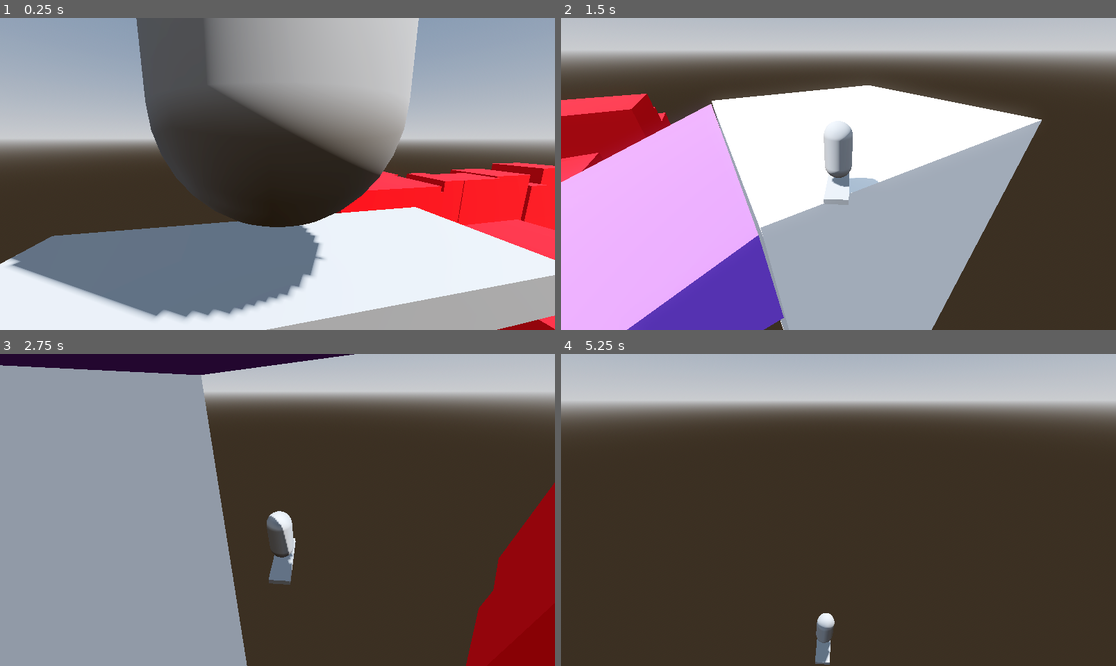
Above: before the commit, frames 1-4 (two rows, left to right).
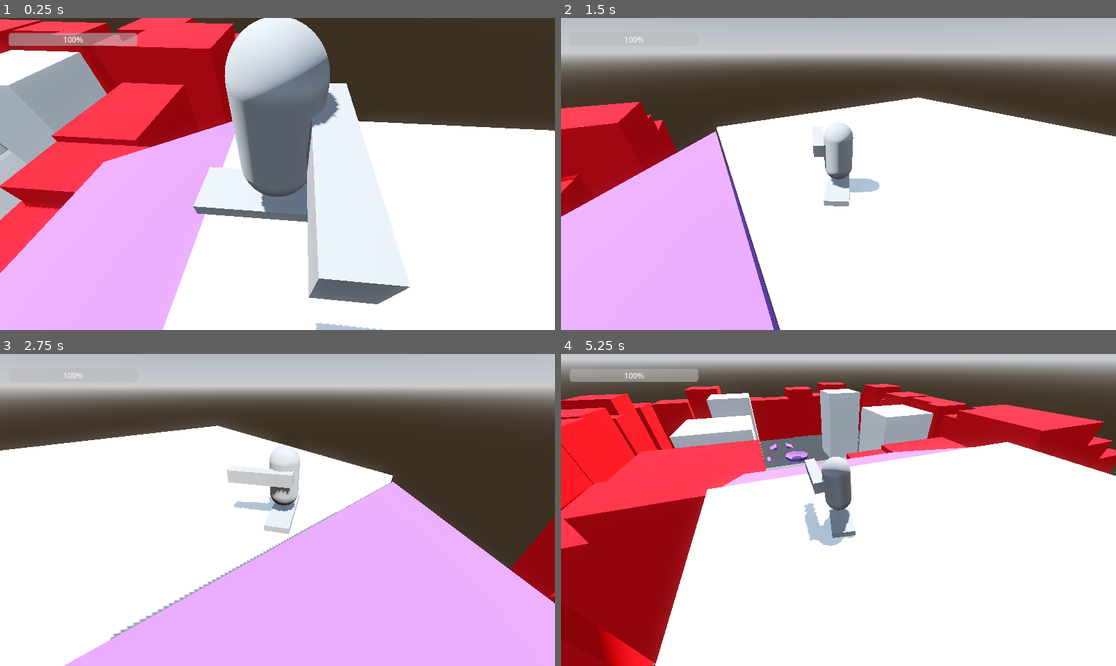
Above: after the commit, the same moments.

Repository: highrower/big-mode-26
Game: Godot game, scene res://Worlds/prototype_level.tscn
Same seed, same stepped clock (60 frames per second), same inputs: the game is played once before the commit and once after it.
Inputs (mouse positions are in pixels of both pictures, inside the frame that each line leads up to):
- Up to frame 1 (0.25 s): no input
- Up to frame 2 (1.5 s): tap Enter at 0.5 s; move the mouse to (960, 158) at 0.52 s; hold D (move_right) 0.53-1.28 s; click (960, 158) at 0.6 s; tap Space (jump) at 0.77 s; move the mouse to (727, 189) at 1.27 s; hold S (brake) from 1.28 s (still down); click (727, 189) at 1.35 s
- Up to frame 3 (2.75 s): tap Space (jump) at 1.52 s; move the mouse to (333, 441) at 2.02 s; release S (brake) at 2.03 s; hold D (move_right) from 2.03 s (still down); hold Shift (drift) from 2.03 s (still down); click (333, 441) at 2.3 s
- Up to frame 4 (5.25 s): move the mouse to (810, 572) at 2.77 s; release D (move_right) at 2.78 s; release Shift (drift) at 2.78 s; hold W (accelerate) 2.78-3.53 s; click (810, 572) at 2.85 s; tap Space (jump) at 3.02, 3.77, 4.52 s; move the mouse to (1005, 556) at 3.52 s; hold A (move_left) 3.53-5.03 s; click (1005, 556) at 3.6 s; move the mouse to (672, 463) at 4.27 s; tap Shift (drift) at 4.35 s; click (672, 463) at 4.55 s; move the mouse to (866, 510) at 5.02 s; hold S (brake) from 5.03 s (still down); click (866, 510) at 5.1 s

The runs differ from the first frame. In frame 1, 87% of the frame differs, in the area x 0-100%, y 0-100%; in frame 2, 47%; in frame 3, 76%; in frame 4, 98%.

Commit message:
Fresh Drone Hell- Late Commit

Diff:
--- a/Worlds/prototype_level.tscn
+++ b/Worlds/prototype_level.tscn
@@ -1,8 +1,8 @@
 [gd_scene format=3 uid="uid://uvj7miqi530m"]
 
 [ext_resource type="PackedScene" uid="uid://h2xotxmtsvq0" path="res://player/movement/player.tscn" id="1_w0yvr"]
-[ext_resource type="PackedScene" uid="uid://ckprci1fnwa1i" path="res://enemies/police_enemy.tscn" id="2_3j3h8"]
-[ext_resource type="PackedScene" uid="uid://dtkmtl3oc8x5q" path="res://enemies/spawners/spawner.tscn" id="3_u15jy"]
+[ext_resource type="PackedScene" uid="uid://dy1epdwu16t2i" path="res://enemies/drone_shooting_enemy.tscn" id="3_u15jy"]
+[ext_resource type="Script" uid="uid://bvhwxhu01j5ed" path="res://Worlds/temp_hp_bar.gd" id="4_q0ook"]
 
 [sub_resource type="ProceduralSkyMaterial" id="ProceduralSkyMaterial_w0yvr"]
 sky_horizon_color = Color(0.66224277, 0.6717428, 0.6867428, 1)
@@ -50,9 +50,10 @@
 shadow_enabled = true
 
 [node name="Player" parent="." unique_id=518666012 instance=ExtResource("1_w0yvr")]
-transform = Transform3D(1, 0, 0, 0, 1, 0, 0, 0, 1, -34.26403, 136.18025, 230.19012)
+transform = Transform3D(1, 0, 0, 0, 1, 0, 0, 0, 1, 73.89136, 59.725357, 230.94897)
 
 [node name="NavigationRegion3D" type="NavigationRegion3D" parent="." unique_id=1203247307]
+transform = Transform3D(1, 0, 0, 0, 1, 0, 0, 0, 1, 85.24733, -83.47775, 0)
 navigation_mesh = SubResource("NavigationMesh_u15jy")
 
 [node name="Colliders" type="Node3D" parent="NavigationRegion3D" unique_id=1319465727]
@@ -428,13 +429,17 @@
 depth = 400.0
 material = SubResource("StandardMaterial3D_u15jy")
 
-[node name="PoliceEnemy" parent="." unique_id=962972829 instance=ExtResource("2_3j3h8")]
-transform = Transform3D(1, 0, 0, 0, 1, 0, 0, 0, 1, 0, 26.010826, 0)
-
-[node name="Spawner" parent="." unique_id=447969390 instance=ExtResource("3_u15jy")]
-transform = Transform3D(1, 0, 0, 0, 1, 0, 0, 0, 1, 10.14258, 34.34858, -16.0542)
-spawn_list = {
-ExtResource("2_3j3h8"): 1.0
-}
-spawn_rate = 10.0
-spawn_bounds = Vector3(0, 0, 0)
+[node name="CanvasLayer" type="CanvasLayer" parent="." unique_id=435581308]
+
+[node name="ProgressBar" type="ProgressBar" parent="CanvasLayer" unique_id=344234484]
+offset_left = 18.0
+offset_top = 31.0
+offset_right = 285.0
+offset_bottom = 58.0
+max_value = 300.0
+script = ExtResource("4_q0ook")
+
+[node name="DroneShootingEnemy" parent="." unique_id=1337185290 instance=ExtResource("3_u15jy")]
+transform = Transform3D(1, 0, 0, 0, 1, 0, 0, 0, 1, 12.839058, 46.312317, 5.670361)
+
+[connection signal="player_health_update" from="Player" to="CanvasLayer/ProgressBar" method="_on_player_player_health_update"]
--- /dev/null
+++ b/Worlds/temp_hp_bar.gd
@@ -0,0 +1,15 @@
+extends ProgressBar
+
+
+# Called when the node enters the scene tree for the first time.
+func _ready() -> void:
+	pass # Replace with function body.
+
+
+# Called every frame. 'delta' is the elapsed time since the previous frame.
+func _process(delta: float) -> void:
+	pass
+
+
+func _on_player_player_health_update(health: Variant) -> void:
+	value=health
--- /dev/null
+++ b/bomb.gd
@@ -0,0 +1,15 @@
+extends CharacterBody3D
+
+@export var speed := 5.0
+@export var target : Vector3
+@export var damage := 5.0
+func _physics_process(delta: float) -> void:
+	var projectile_velocity = target.normalized()*speed*delta
+	var collision = move_and_collide(projectile_velocity)
+	if collision:
+		var body = collision.get_collider()
+		hit(body)
+
+func hit(body):
+	if body.is_in_group("damagable"):
+		body.take_damage(damage)
--- /dev/null
+++ b/canon_ball.gd
@@ -0,0 +1,29 @@
+extends CharacterBody3D
+
+@export var speed := 5.0
+@export var target : Vector3
+@export var damage := 50.0
+var can_damage_groups : Array
+
+func setup(speed,damage,can_damage_array):
+	self.speed = speed
+	self.damage = damage
+	self.can_damage_groups = can_damage_array
+
+func set_target(target):
+	self.target=target
+
+func _physics_process(delta: float) -> void:
+	var projectile_velocity = (target-self.global_position).normalized()*speed*delta
+	var collision = move_and_collide(projectile_velocity)
+	if collision:
+		var body = collision.get_collider()
+		hit(body)
+
+func hit(body):
+	if body.is_in_group("damagable"):
+		for group in can_damage_groups:
+			if body.is_in_group(group):
+				body.take_damage(damage)
+				break
+	self.queue_free()
--- /dev/null
+++ b/enemies/behaviors/bomb.tscn
@@ -0,0 +1,21 @@
+[gd_scene format=3 uid="uid://brdgokfv75p5d"]
+
+[ext_resource type="Script" uid="uid://bwbv80j64lod4" path="res://bomb.gd" id="1_i6fkq"]
+
+[sub_resource type="SphereShape3D" id="SphereShape3D_ean2q"]
+
+[sub_resource type="SphereMesh" id="SphereMesh_3liq4"]
+
+[node name="Bomb" type="CharacterBody3D" unique_id=1954505399]
+script = ExtResource("1_i6fkq")
+speed = null
+target = null
+explosion_radius = null
+explosion_power = null
+damage = null
+
+[node name="CollisionShape3D" type="CollisionShape3D" parent="." unique_id=221308613]
+shape = SubResource("SphereShape3D_ean2q")
+
+[node name="MeshInstance3D" type="MeshInstance3D" parent="." unique_id=598620615]
+mesh = SubResource("SphereMesh_3liq4")
--- /dev/null
+++ b/enemies/behaviors/flying.gd
@@ -0,0 +1,18 @@
+extends Behaviour
+
+@export var height := 20.0
+@onready var down_ray := $RayCast3D
+@export var speed := 10.0
+
+func _ready():
+		down_ray.add_exception(owner)
+
+func execute(caller,_delta: float):
+	down_ray.target_position = down_ray.to_local(down_ray.global_position + (Vector3.DOWN * height))
+	down_ray.force_raycast_update()
+	if down_ray.is_colliding():
+		if down_ray.get_collision_point().distance_to(down_ray.global_position)<height:
+			caller.apply_force(Vector3.UP*speed)
+	else:
+		caller.apply_force(Vector3.DOWN*speed)
+	caller.apply_force(-caller.get_gravity())
--- /dev/null
+++ b/enemies/behaviors/flying.tscn
@@ -0,0 +1,8 @@
+[gd_scene format=3 uid="uid://g32hqu0i7d61"]
+
+[ext_resource type="Script" uid="uid://bspjlrfqif3" path="res://enemies/behaviors/flying.gd" id="1_32q44"]
+
+[node name="Flying" type="Node3D" unique_id=1504551945]
+script = ExtResource("1_32q44")
+
+[node name="RayCast3D" type="RayCast3D" parent="." unique_id=1171789046]
--- a/hit_player.gd
+++ b/enemies/behaviors/hit_player.gd
@@ -14,10 +14,14 @@
 
 func _on_hurtbox_area_entered(area: Area3D) -> void:
 	if can_attack:
+		var tween = create_tween()
+		tween.tween_property($TempAnim,"rotation:y",0.5*PI,1.0)
 		$WindUp.start()
 		can_attack = false
 
 func _on_wind_up_timeout() -> void:
+	var tween = create_tween()
+	tween.tween_property($TempAnim,"rotation:y",-2.5*PI,1.0)
 	for i in $Hurtbox.get_overlapping_bodies():
 		if i.is_in_group("player_team") and i.is_in_group("damagable"):
 			i.take_damage(damage)
--- a/enemies/behaviors/hit_player.tscn
+++ b/enemies/behaviors/hit_player.tscn
@@ -1,9 +1,12 @@
 [gd_scene format=3 uid="uid://dd3o21l4fnrfu"]
 
-[ext_resource type="Script" uid="uid://1ole826a4xrk" path="res://hit_player.gd" id="1_iwduq"]
+[ext_resource type="Script" uid="uid://1ole826a4xrk" path="res://enemies/behaviors/hit_player.gd" id="1_iwduq"]
 
 [sub_resource type="BoxShape3D" id="BoxShape3D_b3fft"]
 size = Vector3(9, 3, 9)
+
+[sub_resource type="BoxMesh" id="BoxMesh_iwduq"]
+size = Vector3(7, 1, 1)
 
 [node name="HitPlayer" type="Node3D" unique_id=243545642]
 script = ExtResource("1_iwduq")
@@ -17,6 +20,12 @@
 
 [node name="Cooldown" type="Timer" parent="." unique_id=1751777276]
 
+[node name="TempAnim" type="Node3D" parent="." unique_id=398387084]
+
+[node name="MeshInstance3D" type="MeshInstance3D" parent="TempAnim" unique_id=1892355715]
+transform = Transform3D(1, 0, 0, 0, 1, 0, 0, 0, 1, -4.4255466, 0, 0)
+mesh = SubResource("BoxMesh_iwduq")
+
 [connection signal="area_entered" from="Hurtbox" to="." method="_on_hurtbox_area_entered"]
 [connection signal="timeout" from="WindUp" to="." method="_on_wind_up_timeout"]
 [connection signal="timeout" from="Cooldown" to="." method="_on_cooldown_timeout"]
--- /dev/null
+++ b/enemies/behaviors/move_toward.tscn
@@ -0,0 +1,6 @@
+[gd_scene format=3 uid="uid://c743qksbmstsu"]
+
+[ext_resource type="Script" uid="uid://cexjibx4son1u" path="res://move_toward.gd" id="1_11sph"]
+
+[node name="MoveToward" type="Node3D" unique_id=189868678]
+script = ExtResource("1_11sph")
--- /dev/null
+++ b/enemies/behaviors/shoot_at.tscn
@@ -0,0 +1,22 @@
+[gd_scene format=3 uid="uid://4wrt57h1lqd1"]
+
+[ext_resource type="Script" uid="uid://dwvw20iwffy0g" path="res://shoot_at.gd" id="1_pyx8q"]
+
+[sub_resource type="SphereMesh" id="SphereMesh_pyx8q"]
+
+[node name="ShootAt" type="Node3D" unique_id=243545642]
+script = ExtResource("1_pyx8q")
+
+[node name="WindUp" type="Timer" parent="." unique_id=85071792]
+
+[node name="Cooldown" type="Timer" parent="." unique_id=1751777276]
+
+[node name="Node3D" type="Node3D" parent="." unique_id=1839656773]
+
+[node name="Marker3D" type="Marker3D" parent="." unique_id=1695950693]
+
+[node name="MeshInstance3D" type="MeshInstance3D" parent="Marker3D" unique_id=1554616426]
+mesh = SubResource("SphereMesh_pyx8q")
+
+[connection signal="timeout" from="WindUp" to="." method="_on_wind_up_timeout"]
+[connection signal="timeout" from="Cooldown" to="." method="_on_cooldown_timeout"]
--- /dev/null
+++ b/enemies/drone_enemy.gd
@@ -0,0 +1,33 @@
+extends EnemyObject
+
+@export var move_speed = 50.0
+@export var fly_speed = 20.0
+@export var fly_height = 50.0
+@export var swoop_radius = 100.0
+
+@onready var Flying = $Flying
+@onready var PlayerSight = $PlayerSight
+@onready var MoveToward = $MoveToward
+@onready var PatrolAround = $PatrolAround
+func _physics_process(delta: float) -> void:
+	Flying.speed=fly_speed
+	if PlayerSight.target_visible:
+		MoveToward.speed = move_speed
+		var target = PlayerSight.last_raycast.get_collision_point()
+		Flying.height=_swoop(self.global_position.distance_to(target))
+		MoveToward.update_target(Vector3(target.x,self.global_position.y,target.z))
+	else:
+		MoveToward.speed = move_speed
+		var target = PatrolAround.target
+		MoveToward.update_target(Vector3(target.x,self.global_position.y,target.z))
+		Flying.height=fly_height
+	_behaviour_manager(delta)
+
+func _swoop(distance) -> float:
+	var return_height = fly_height
+	if distance<swoop_radius:
+		return_height *= distance/swoop_radius
+	return return_height
+
+func take_damage(damage):
+	self.health-=damage
--- /dev/null
+++ b/enemies/drone_enemy.tscn
@@ -0,0 +1,42 @@
+[gd_scene format=3 uid="uid://bkyptneenqk0y"]
+
+[ext_resource type="Script" uid="uid://daxil0vsncdqe" path="res://enemies/drone_enemy.gd" id="1_jliw0"]
+[ext_resource type="PackedScene" uid="uid://g32hqu0i7d61" path="res://enemies/behaviors/flying.tscn" id="2_mef8y"]
+[ext_resource type="PackedScene" uid="uid://dd3o21l4fnrfu" path="res://enemies/behaviors/hit_player.tscn" id="4_fgf2u"]
+[ext_resource type="PackedScene" uid="uid://c21rdyc5x7pu3" path="res://enemies/behaviors/PlayerSight.tscn" id="5_fgf2u"]
+[ext_resource type="PackedScene" uid="uid://c743qksbmstsu" path="res://enemies/behaviors/move_toward.tscn" id="5_kk2he"]
+[ext_resource type="PackedScene" uid="uid://bh6mbtifu4hhu" path="res://enemies/behaviors/can_die.tscn" id="6_kk2he"]
+[ext_resource type="PackedScene" uid="uid://bmol167bteymt" path="res://enemies/behaviors/patrol_around.tscn" id="7_gwxp8"]
+
+[sub_resource type="SphereShape3D" id="SphereShape3D_j17pf"]
+radius = 2.0
+
+[sub_resource type="SphereMesh" id="SphereMesh_jliw0"]
+radius = 2.0
+height = 4.0
+
+[node name="DroneEnemy" type="RigidBody3D" unique_id=1337185290 groups=["damagable", "enemy_team"]]
+axis_lock_angular_x = true
+axis_lock_angular_y = true
+axis_lock_angular_z = true
+script = ExtResource("1_jliw0")
+health = 100.0
+
+[node name="CollisionShape3D" type="CollisionShape3D" parent="." unique_id=1095768195]
+shape = SubResource("SphereShape3D_j17pf")
+
+[node name="MeshInstance3D" type="MeshInstance3D" parent="." unique_id=473484263 groups=["damagable", "enemy_team"]]
+mesh = SubResource("SphereMesh_jliw0")
+
+[node name="Flying" parent="." unique_id=1504551945 instance=ExtResource("2_mef8y")]
+
+[node name="HitPlayer" parent="." unique_id=243545642 instance=ExtResource("4_fgf2u")]
+
+[node name="PlayerSight" parent="." unique_id=83948702 instance=ExtResource("5_fgf2u")]
+updatetimer = 0.2
+
+[node name="MoveToward" parent="." unique_id=189868678 instance=ExtResource("5_kk2he")]
+
+[node name="CanDie" parent="." unique_id=1900563199 instance=ExtResource("6_kk2he")]
+
+[node name="PatrolAround" parent="." unique_id=438560549 instance=ExtResource("7_gwxp8")]
--- /dev/null
+++ b/enemies/drone_shooting_enemy.gd
@@ -0,0 +1,36 @@
+extends EnemyObject
+
+@export var move_speed = 50.0
+@export var fly_speed = 20.0
+@export var fly_height = 50.0
+@export var swoop_radius = 100.0
+
+@onready var Flying = $Flying
+@onready var PlayerSight = $PlayerSight
+@onready var MoveToward = $MoveToward
+@onready var PatrolAround = $PatrolAround
+@onready var ShootAt = $ShootAt
+func _physics_process(delta: float) -> void:
+	Flying.speed=fly_speed
+	if PlayerSight.target_visible:
+		MoveToward.speed = move_speed
+		var target = PlayerSight.last_raycast.get_collision_point()
+		Flying.height=_swoop(self.global_position.distance_to(target))
+		MoveToward.update_target(Vector3(target.x,self.global_position.y,target.z))
+		ShootAt.aim_at(target)
+		ShootAt.shoot()
+	else:
+		MoveToward.speed = move_speed
+		var target = PatrolAround.target
+		MoveToward.update_target(Vector3(target.x,self.global_position.y,target.z))
+		Flying.height=fly_height
+	_behaviour_manager(delta)
+
+func _swoop(distance) -> float:
+	var return_height = fly_height
+	if distance<swoop_radius:
+		return_height *= distance/swoop_radius
+	return return_height+20.0
+
+func take_damage(damage):
+	self.health-=damage
--- /dev/null
+++ b/enemies/drone_shooting_enemy.tscn
@@ -0,0 +1,44 @@
+[gd_scene format=3 uid="uid://dy1epdwu16t2i"]
+
+[ext_resource type="Script" uid="uid://drm6sr5clc8o4" path="res://enemies/drone_shooting_enemy.gd" id="1_6nryf"]
+[ext_resource type="PackedScene" uid="uid://g32hqu0i7d61" path="res://enemies/behaviors/flying.tscn" id="2_ehwu8"]
+[ext_resource type="PackedScene" uid="uid://c21rdyc5x7pu3" path="res://enemies/behaviors/PlayerSight.tscn" id="4_py8ek"]
+[ext_resource type="PackedScene" uid="uid://c743qksbmstsu" path="res://enemies/behaviors/move_toward.tscn" id="5_hqlxa"]
+[ext_resource type="PackedScene" uid="uid://bh6mbtifu4hhu" path="res://enemies/behaviors/can_die.tscn" id="6_8iocy"]
+[ext_resource type="PackedScene" uid="uid://bmol167bteymt" path="res://enemies/behaviors/patrol_around.tscn" id="7_r4qy3"]
+[ext_resource type="PackedScene" uid="uid://vp2qh1qvpq0f" path="res://enemies/projectiles/canon_ball.tscn" id="8_6nryf"]
+[ext_resource type="PackedScene" uid="uid://4wrt57h1lqd1" path="res://enemies/behaviors/shoot_at.tscn" id="8_ga48s"]
+
+[sub_resource type="SphereShape3D" id="SphereShape3D_j17pf"]
+radius = 2.0
+
+[sub_resource type="SphereMesh" id="SphereMesh_jliw0"]
+radius = 2.0
+height = 4.0
+
+[node name="DroneShootingEnemy" type="RigidBody3D" unique_id=1337185290 groups=["damagable", "enemy_team"]]
+axis_lock_angular_x = true
+axis_lock_angular_y = true
+axis_lock_angular_z = true
+script = ExtResource("1_6nryf")
+
+[node name="CollisionShape3D" type="CollisionShape3D" parent="." unique_id=1095768195]
+shape = SubResource("SphereShape3D_j17pf")
+
+[node name="MeshInstance3D" type="MeshInstance3D" parent="." unique_id=473484263 groups=["damagable", "enemy_team"]]
+mesh = SubResource("SphereMesh_jliw0")
+
+[node name="Flying" parent="." unique_id=1504551945 instance=ExtResource("2_ehwu8")]
+
+[node name="PlayerSight" parent="." unique_id=83948702 instance=ExtResource("4_py8ek")]
+updatetimer = 0.2
+
+[node name="MoveToward" parent="." unique_id=189868678 instance=ExtResource("5_hqlxa")]
+
+[node name="CanDie" parent="." unique_id=1900563199 instance=ExtResource("6_8iocy")]
+
+[node name="PatrolAround" parent="." unique_id=438560549 instance=ExtResource("7_r4qy3")]
+
+[node name="ShootAt" parent="." unique_id=1870969402 instance=ExtResource("8_ga48s")]
+transform = Transform3D(1, 0, 0, 0, 1, 0, 0, 0, 1, 0, -2.9763658, 0.007519245)
+projectile_path = ExtResource("8_6nryf")
--- a/enemies/police_enemy.gd
+++ b/enemies/police_enemy.gd
@@ -4,6 +4,7 @@
 @onready var PlayerSight = $PlayerSight
 @onready var ChasePlayer = $ChasePlayer
 @onready var PatrolAround = $PatrolAround
+
 func _physics_process(delta: float) -> void:
 	if PlayerSight.target_visible:
 		ChasePlayer.speed = chase_speed
@@ -17,4 +18,3 @@
 
 func take_damage(damage):
 	self.health-=damage
-	print("ENEMY:"+str(self.health))
--- /dev/null
+++ b/enemies/projectiles/canon_ball.tscn
@@ -0,0 +1,16 @@
+[gd_scene format=3 uid="uid://vp2qh1qvpq0f"]
+
+[ext_resource type="Script" uid="uid://bw7s3ihjj2hrf" path="res://canon_ball.gd" id="1_pcn56"]
+
+[sub_resource type="SphereShape3D" id="SphereShape3D_3bq7v"]
+
+[sub_resource type="SphereMesh" id="SphereMesh_qmb2e"]
+
+[node name="CanonBall" type="CharacterBody3D" unique_id=205635804]
+script = ExtResource("1_pcn56")
+
+[node name="CollisionShape3D" type="CollisionShape3D" parent="." unique_id=416801603]
+shape = SubResource("SphereShape3D_3bq7v")
+
+[node name="MeshInstance3D" type="MeshInstance3D" parent="." unique_id=1804312796]
+mesh = SubResource("SphereMesh_qmb2e")
--- /dev/null
+++ b/enemies/projectiles/explosion_object.tscn
@@ -0,0 +1,11 @@
+[gd_scene format=3 uid="uid://bh1gx072k2gou"]
+
+[ext_resource type="Script" uid="uid://0df1p8ihmnb6" path="res://explosion_object.gd" id="1_g5weg"]
+
+[sub_resource type="SphereShape3D" id="SphereShape3D_i6fkq"]
+
+[node name="ExplosionObject" type="Area3D" unique_id=2108906811]
+script = ExtResource("1_g5weg")
+
+[node name="CollisionShape3D" type="CollisionShape3D" parent="." unique_id=2122077461]
+shape = SubResource("SphereShape3D_i6fkq")
--- /dev/null
+++ b/explosion_object.gd
@@ -0,0 +1,20 @@
+extends Area3D
+
+@export var explosion_radius := 10.0
+@export var explosion_power := 100.0
+@export var explosion_damage := 20.0
+@export var damage_to_groups : Array
+@onready var particles
+# Called when the node enters the scene tree for the first time.
+
+func setup(explosion_radius:float,explosion_power:float,explosion_damage:float,damage_to_groups:Array):
+	self.explosion_radius=explosion_radius
+	self.explosion_power=explosion_power
+	self.explosion_damage=explosion_damage
+	self.damage_to_groups=damage_to_groups
+
+func _ready() -> void:
+	for i in get_overlapping_bodies():
+		if i is RigidBody3D:
+			var explosion_vector = (i.global_position - self.global_position).normalized()
+			i.apply_central_impulse(explosion_vector * explosion_power)
--- /dev/null
+++ b/move_toward.gd
@@ -0,0 +1,15 @@
+extends Behaviour
+
+@export var speed = 50.0
+var target_location
+func _ready() -> void:
+	target_location = self.position
+
+func execute(caller,_delta:float):
+	var current_location = caller.global_position
+	var next_location = target_location
+	var new_velocity = (next_location-current_location).normalized()*speed
+	caller.apply_central_force(new_velocity)
+
+func update_target(target_location):
+	self.target_location = target_location
--- a/player/movement/player_controller.gd
+++ b/player/movement/player_controller.gd
@@ -12,8 +12,8 @@
 @export var hover_height := 2.5
 @export var fall_multiplier := 2.5 # Gravity strength when falling
 
-
 @export var health := 300.0
+signal player_health_update(health)
 
 @export_range(0.0, 1.0) var grip_standard := 0.95
 @export_range(0.0, 1.0) var grip_drift := 0.01
@@ -80,6 +80,7 @@
 		state.apply_central_impulse(Vector3.UP * jump_force * mass)
 
 func _physics_process(delta: float) -> void:
+	player_health_update.emit(health)
 	_behaviour_manager(delta)
 
 func _behaviour_manager(delta: float):
@@ -89,4 +90,7 @@
 
 func take_damage(damage):
 	self.health-=damage
-	print("PLAYER:"+str(self.health))
+
+
+func _on_player_health_update(health: Variant) -> void:
+	pass # Replace with function body.
--- a/player/weapons/bat.gd
+++ b/player/weapons/bat.gd
@@ -14,6 +14,11 @@
 func _process(delta: float) -> void:
 	if Input.is_action_just_pressed("attack") and can_attack:
 		can_attack = false
+		#Placeholder Animation Tween for Macks!
+		var tween = create_tween()
+		tween.tween_property($TempAnim,"rotation:y",-PI,0.3)
+		tween.tween_property($TempAnim,"rotation:y",0.0,0.1)
+		#this is probably horrible please delete this later, I'm not killing the tween here since that doesn't make the animation play??
 		Cooldown.start()
 		if has_overlapping_bodies():
 			for i in get_overlapping_bodies():
--- a/player/weapons/bat.tscn
+++ b/player/weapons/bat.tscn
@@ -3,17 +3,27 @@
 [ext_resource type="Script" uid="uid://bgg7pwjl1p4x0" path="res://player/weapons/bat.gd" id="1_u1mwi"]
 
 [sub_resource type="BoxShape3D" id="BoxShape3D_u1mwi"]
-size = Vector3(10, 3, 10)
+size = Vector3(10, 5.3428955, 10)
+
+[sub_resource type="BoxMesh" id="BoxMesh_u1mwi"]
+size = Vector3(5, 1, 1)
 
 [node name="Bat" type="Area3D" unique_id=1849425671]
 script = ExtResource("1_u1mwi")
 CooldownTime = 0.5
 
 [node name="CollisionShape3D" type="CollisionShape3D" parent="." unique_id=326974336]
-transform = Transform3D(1, 0, 0, 0, 1, 0, 0, 0, 1, -0.020507813, 0, 0)
+transform = Transform3D(1, 0, 0, 0, 1, 0, 0, 0, 1, -0.020507813, -1.451355, 0)
 shape = SubResource("BoxShape3D_u1mwi")
 
 [node name="Cooldown" type="Timer" parent="." unique_id=2107882825]
 one_shot = true
 
+[node name="TempAnim" type="Node3D" parent="." unique_id=1541743018]
+transform = Transform3D(1, 0, 0, 0, 1, 0, 0, 0, 1, 0, 0, 3.8304825)
+
+[node name="MeshInstance3D" type="MeshInstance3D" parent="TempAnim" unique_id=1282774575]
+transform = Transform3D(1, 0, 0, 0, 1, 0, 0, 0, 1, -1.6052575, 0.22956133, 1.6587524)
+mesh = SubResource("BoxMesh_u1mwi")
+
 [connection signal="timeout" from="Cooldown" to="." method="_on_cooldown_timeout"]
--- /dev/null
+++ b/shoot_at.gd
@@ -0,0 +1,37 @@
+extends Behaviour
+
+@export var projectile_damage := 20.0
+@export var projectile_speed := 50.0
+var target : Vector3
+var can_attack : bool = true
+var attack_cooldown := 1.0
+var windup_time := 1.0
+@export var projectile_path : PackedScene
+var can_damage_array := ["player_team"]
+
+func _ready() -> void:
+	$WindUp.wait_time=attack_cooldown
+	$Cooldown.wait_time=windup_time
+
+func execute(caller,_delta: float):
+	pass
+
+func shoot():
+	if can_attack:
+		$WindUp.start()
+		can_attack = false
+
+func _on_wind_up_timeout() -> void:
+	var projectile = projectile_path.instantiate()
+	get_tree().root.add_child(projectile)
+	projectile.global_position=$Node3D.global_position
+	projectile.setup(projectile_speed,projectile_damage,can_damage_array)
+	projectile.set_target(target)
+	$Marker3D.global_position=target
+	$Cooldown.start()
+
+func _on_cooldown_timeout() -> void:
+	can_attack = true
+
+func aim_at(new_target : Vector3) -> void:
+	target = new_target
Not shown, added: Worlds/temp_hp_bar.gd.uid
Not shown, added: bomb.gd.uid
Not shown, added: canon_ball.gd.uid
Not shown, added: enemies/behaviors/flying.gd.uid
Renamed: hit_player.gd.uid -> enemies/behaviors/hit_player.gd.uid
Not shown, added: enemies/drone_enemy.gd.uid
Not shown, added: enemies/drone_shooting_enemy.gd.uid
Not shown, added: explosion_object.gd.uid
Not shown, added: export_presets.cfg
Not shown, added: move_toward.gd.uid
Not shown, added: shoot_at.gd.uid
